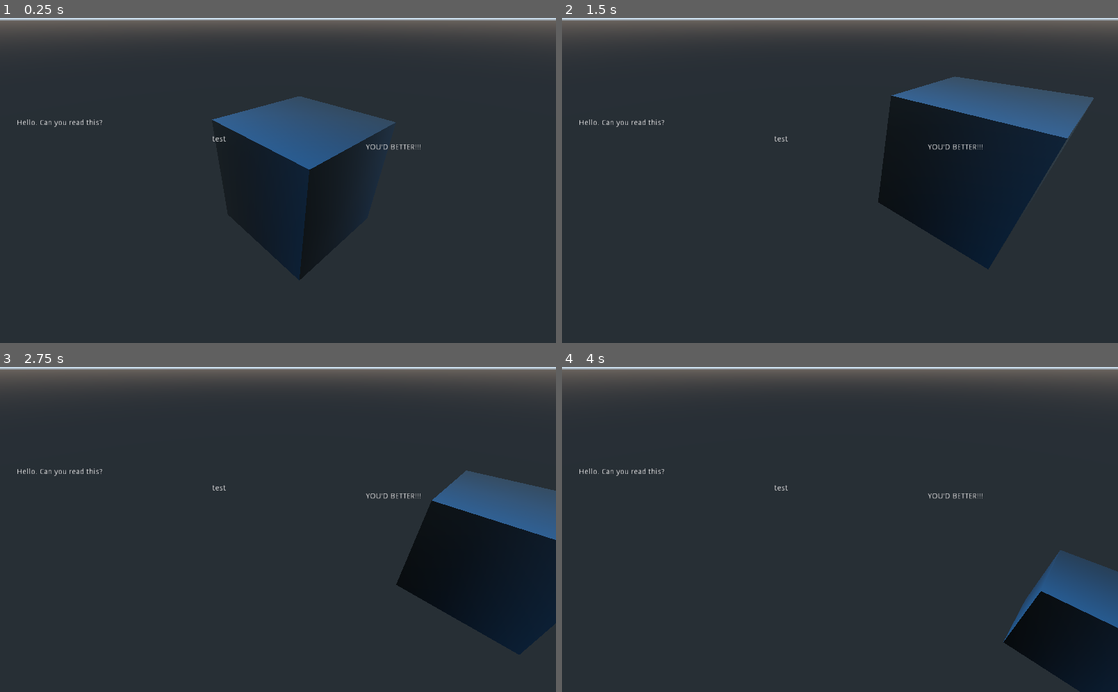
Above: before the commit, frames 1-4 (two rows, left to right).
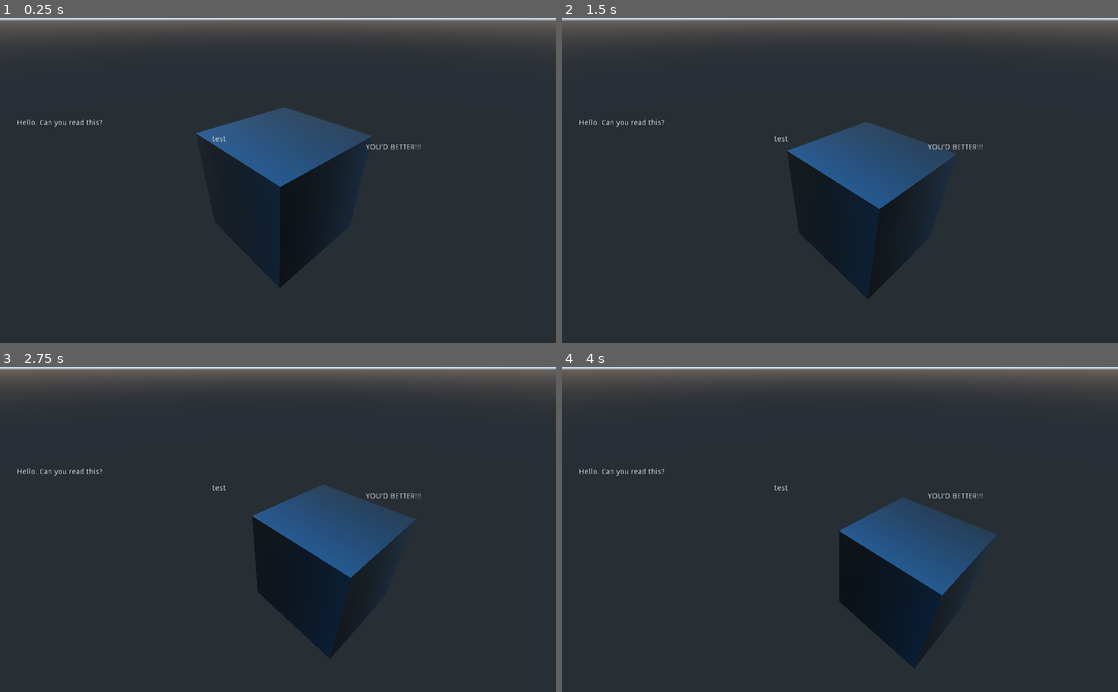
Above: after the commit, the same moments.

Repository: peter201943/GD-Test
Game: Godot game, scene res://Level.tscn
Two runs of this game, one before a commit and one after it. Both use one fixed random seed, a clock stepped at 60 frames per second and the inputs below.
Inputs:
- Up to frame 1 (0.25 s): no input
- Up to frame 2 (1.5 s): no input
- Up to frame 3 (2.75 s): no input
- Up to frame 4 (4 s): no input

The runs differ from the first frame. In frame 1, 3.5% of the frame differs, in the area x 35-72%, y 24-84%; in frame 2, 15%; in frame 3, 20%, in the area x 45-100%, y 31-90%; in frame 4, 15%.

Commit message:
More Learning

Diff:
--- /dev/null
+++ b/AnotherBehavior.gd
@@ -0,0 +1,8 @@
+extends Node
+# How many scripts can a single thing have?
+
+func _ready():
+	print("YET ANON!")
+
+# Now my question is, how many behaviors can we add in?
+# How do we avoid getting cluttered scripts?
--- a/Box.gd
+++ b/Box.gd
@@ -1,32 +1,63 @@
-extends KinematicBody
-
-
-# CONSTANTS
-const move_velocity := Vector3(1,1,1)		# Allows moving of box around
-const down_force := -0.8
-
-
-
-# ENGINE
-func _ready():
-	test_print()
-
-func _physics_process(delta: float) -> void:
-	move_box(delta)
 
 
 
 
-# MECHANICS
-func move_box(delta: float) -> void:
-	"""Tests the Slipping and Sliding of an Object"""
-	self.move_and_slide(move_velocity)
-	move_velocity.y += down_force * delta
+### DECLARATIONS ###
+class_name SimpleTest
+extends KinematicBody
+# Just a simple script to get familiars with GDScript
 
 
-func test_print():
+
+
+### REFERENCES ###
+# [Make Your First 2D Game with Godot: Player and Enemy (beginner tutorial part 1)](https://www.youtube.com/watch?v=Mc13Z2gboEk)
+# https://docs.godotengine.org/en/stable/getting_started/scripting/gdscript/gdscript_styleguide.html
+
+
+
+
+### VALUES ###
+const FORCE_DOWN := -0.8				# How fast we Fall
+var current_speed := Vector3(1,1,1)		# Current Speed
+export var max_speed := 0.5				# How fast we can move
+
+
+
+
+### BUILT-INS ###
+func _ready():
+	_test_print()
+
+
+func _physics_process(delta: float) -> void:
+	_move_box(delta)
+	_check_speed()
+
+
+
+
+### PRIVATE METHODS ###
+func _move_box(delta: float) -> void:
+	"""Tests the Slipping and Sliding of an Object"""
+# warning-ignore:return_value_discarded
+	self.move_and_slide(current_speed)
+	current_speed.y += FORCE_DOWN * delta
+	current_speed.x -= FORCE_DOWN * delta
+	current_speed.z -= FORCE_DOWN * delta
+
+
+func _test_print():
 	"""Tests the Printing of some stuff"""
 	print("Hello (print)")
 	print_debug("Hello (debug)")
 	printerr("Hello (err)")
 	printraw("Hello (raw)")
+
+
+func _check_speed():
+	"""Resets speed if over a certain value"""
+	if ((current_speed.x > max_speed) or (current_speed.y > max_speed) or (current_speed.z > max_speed)):
+		current_speed.x = 0
+		current_speed.y = 0
+		current_speed.z = 0
--- a/Level.tscn
+++ b/Level.tscn
@@ -1,7 +1,8 @@
-[gd_scene load_steps=9 format=2]
+[gd_scene load_steps=10 format=2]
 
 [ext_resource path="res://Box.gd" type="Script" id=1]
 [ext_resource path="res://TestText.gd" type="Script" id=2]
+[ext_resource path="res://AnotherBehavior.gd" type="Script" id=3]
 
 [sub_resource type="BoxShape" id=1]
 
@@ -46,6 +47,9 @@
 "_editor_description_": "Allows you to see the box."
 }
 
+[node name="AnotherItem" type="Node" parent="Box"]
+script = ExtResource( 3 )
+
 [node name="Camera" type="Camera" parent="."]
 transform = Transform( 0.73424, 0.386936, -0.557829, 0, 0.821677, 0.569954, 0.678891, -0.418483, 0.603308, 0, 2.51063, 3.90777 )
 __meta__ = {
--- a/project.godot
+++ b/project.godot
@@ -8,9 +8,14 @@
 
 config_version=4
 
-_global_script_classes=[  ]
+_global_script_classes=[ {
+"base": "KinematicBody",
+"class": "SimpleTest",
+"language": "GDScript",
+"path": "res://Box.gd"
+} ]
 _global_script_class_icons={
-
+"SimpleTest": ""
 }
 
 [application]
